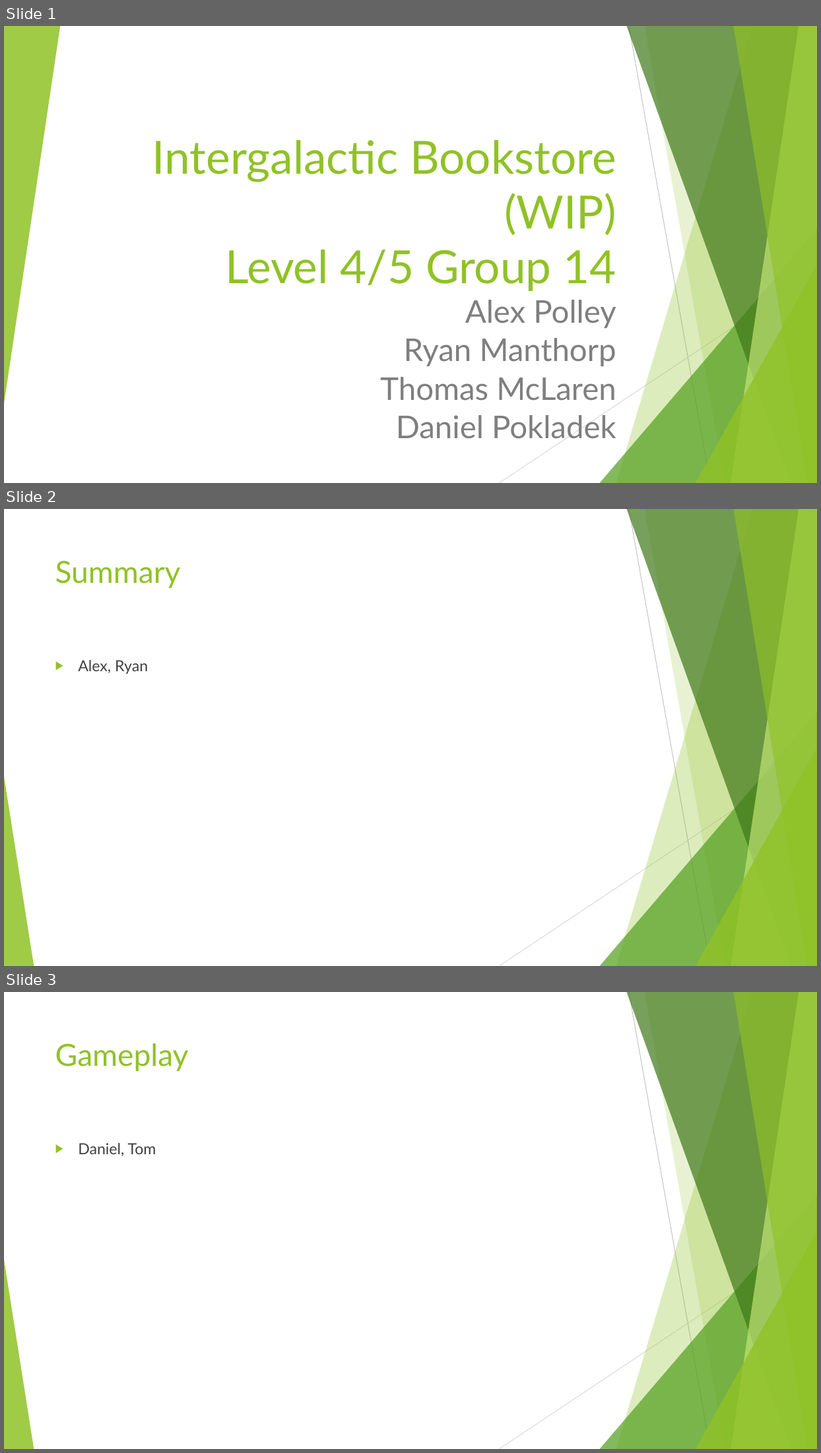
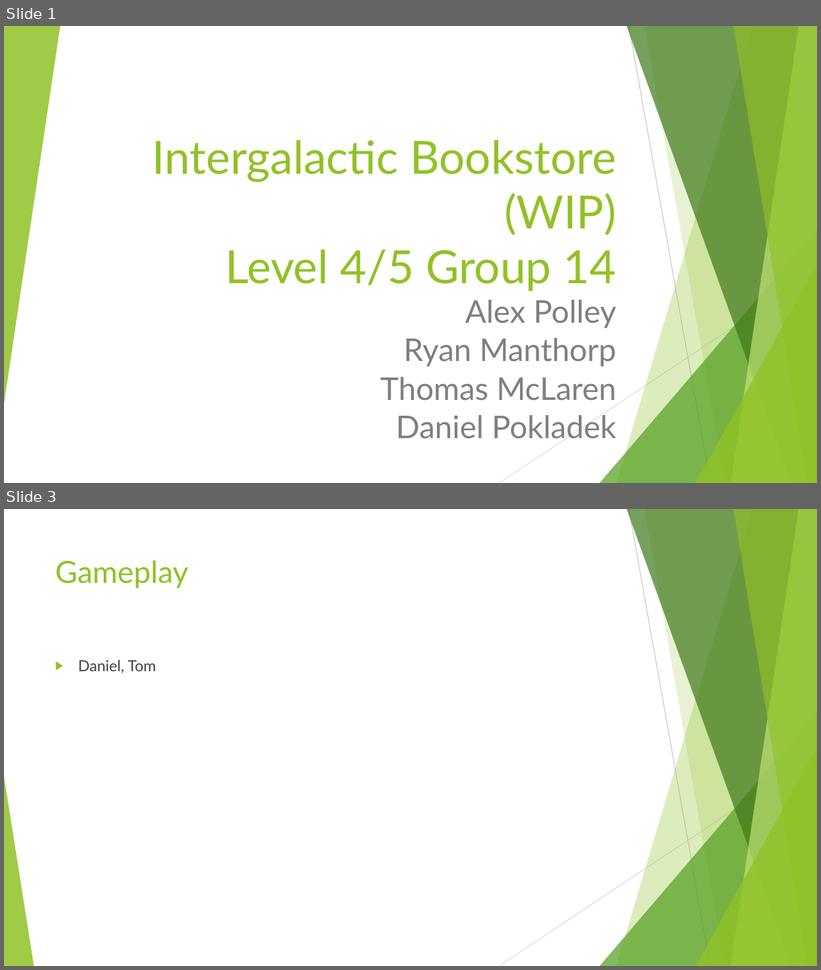
Before and after one commit to UoSGamesGroups/first-semester-l4-5-group-14, a slide deck: Management/Presentations/Intergalactic Bookstore (WIP).odp. Shown one above the other, each under a label of ours: slides 1, 2 and 3 before the commit, slides 1 and 3 after it; the slides between them are not shown. The pictures are 821x1453 and 821x970 pixels, drawn with LibreOffice and Linux fonts; fonts in the diff are those of the drawing. Boxes give left, top, right and bottom in pixels: in the first picture for what was removed or moved away, otherwise in the second. Text is boxed around its words. In the diff, an @@ line names an element or a change of style, - is before the commit and + after.

```diff
--- a/Management/Presentations/Intergalactic Bookstore (WIP).odp
+++ b/Management/Presentations/Intergalactic Bookstore (WIP).odp
@@ slide 2 removed at <box>4,509,817,966</box>, background #FFFFFF; not listed: 10 template elements that a slide beside it also shows @@
@@ title removed at <box>55,560,181,588</box> @@
-Summary
@@ text removed at <box>78,660,148,674</box> @@
-▶ Alex, Ryan
```
Also in this commit, not shown: 1 slide changed, 3 slides added, 1 other slide removed.
